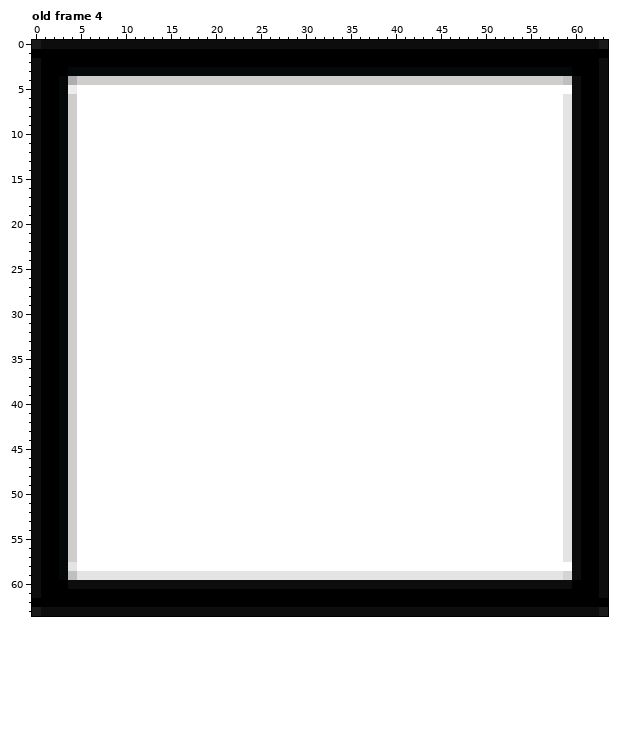
File history of a animated GIF sprite, public/assets/images/hover.gif. That is the earlier state.
The file is 64x64 pixels, 17 frames. Colours within 5 levels of each other are drawn and written as one. Shown: old frame 4. The commit also changed other frames, which this record leaves out.
After the commit:
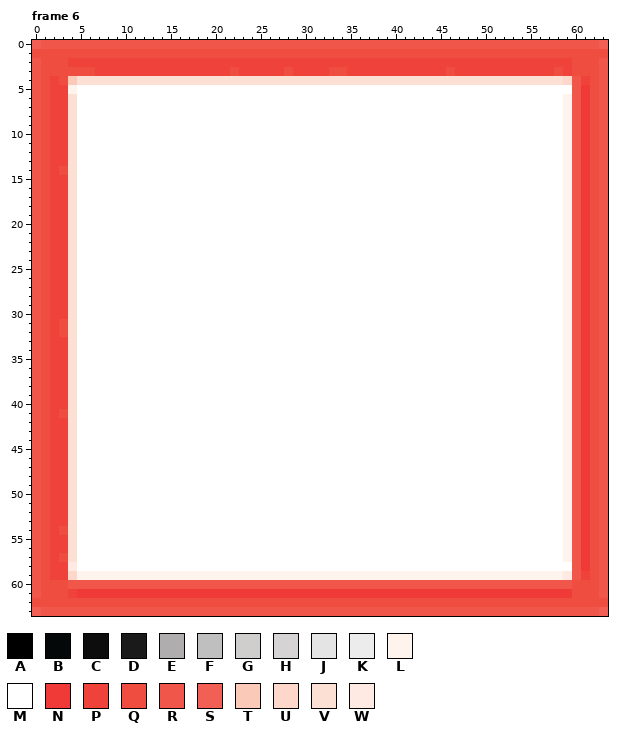
Palette (. is transparent): A #000000  B #050808  C #0d0d0d  D #1a1a1a  E #afadae  F #c0bfbf  G #cfcecd  H #d5d3d3  J #e5e4e4  K #edecec  L #fff3ee  M #ffffff  N #ef3a37  P #ef423b  Q #f04d41  R #f1564b  S #f25f54  T #fbc9b8  U #fdd8ca  V #fde0d4  W #feeae2
Change:
frames 17 -> 13
Frame 6 against old frame 4:
The edit turns colour J into colour L in rows 6 to 57 at x 59; in row 59 at x 5 to 58.
The edit turns colour K into colour L in row 5 at x 4.
The edit turns colour A into colour N in rows 5 to 58 at x 61; in row 61 at x 5 to 59.
The edit turns colour A into colour P in row 2 at x 4 to 59; in row 4 at x 2 and 61; in rows 5 to 58 at x 2; in row 59 at x 2 and 61; in row 61 at x 4.
The edit turns colour B into colour P in row 3 at x 7 to 21, 23 to 27, 29 to 32, 35 to 45, 47 to 57 and 59; in rows 5 to 13 at x 3; in rows 15 to 30 at x 3; in rows 33 to 40 at x 3; in rows 42 to 53 at x 3; in rows 55 to 56 at x 3.
The edit turns colour B into colour P in rows 58 to 59 at x 3.
The edit turns colour A into colour Q in row 1 at x 0 to 63; in rows 2 to 3 at x 1 to 3 and 60 to 62; in rows 4 to 59 at x 1 and 62; in rows 60 to 61 at x 1 to 3 and 60 to 62; in row 62 at x 0 to 63.
The edit turns colour B into colour Q in row 3 at x 4 to 6, 22, 28, 33 to 34, 46 and 58; in row 4 at x 3; in row 14 at x 3; in rows 31 to 32 at x 3; in row 41 at x 3; in row 54 at x 3.
The edit turns colour B into colour Q in row 57 at x 3.
The edit turns colour C into colour R in row 0 at x 1 to 62; in rows 2 to 3 at x 0 and 63; in rows 4 to 59 at x 0, 60 and 63; in row 60 at x 0, 4 to 59 and 63; in row 61 at x 0 and 63; in row 63 at x 1 to 62.
The edit turns colour D into colour S in row 0 at x 0 and 63; in row 63 at x 0 and 63.
The edit turns colour E into colour T in row 4 at x 4.
The edit turns colour F into colour U in row 4 at x 59; in row 59 at x 4.
The edit turns colour G into colour V in row 4 at x 5 to 58; in rows 6 to 57 at x 4.
The edit turns colour H into colour W in row 59 at x 59.
The edit turns colour J into colour W in row 58 at x 4.
Boxes around the changes in both pictures, in picture pixels (x1, y1, x2, y2):
changed: (32, 40, 608, 616)
